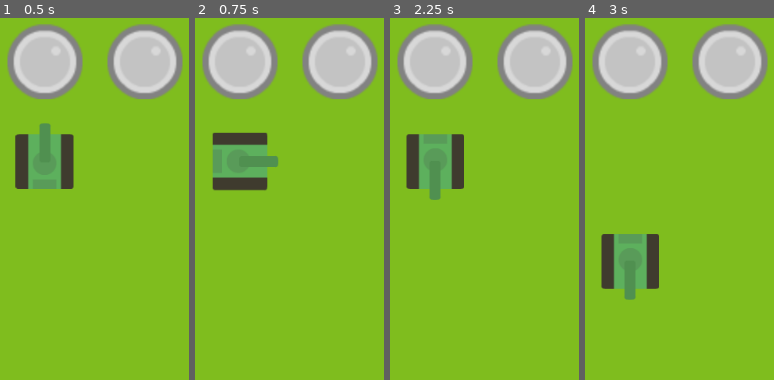
Above: before the commit, frames 1-4 (left to right).
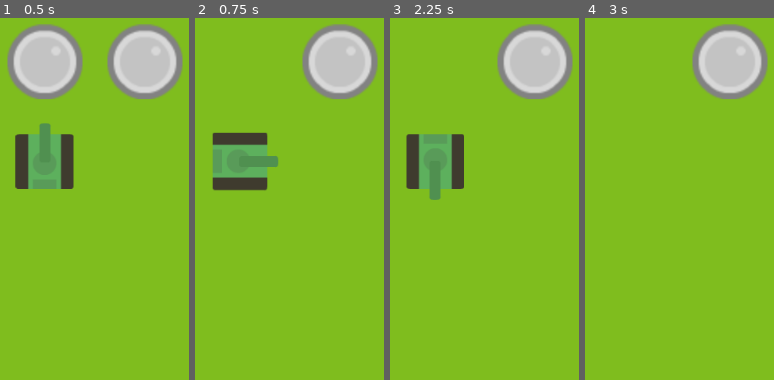
Above: after the commit, the same moments.

Repository: lendroit/tanktank
Game: Godot game, scene res://World.tscn
The game is run twice, just before and just after one commit, with the same random seed, the same clock (stepped at 60 frames per second) and the same inputs.
Inputs:
- Up to frame 1 (0.5 s): no input
- Up to frame 2 (0.75 s): tap Enter (ui_accept) at 0.5 s; hold Right (ui_right) from 0.53 s (still down); hold Enter (ui_accept) from 0.53 s (still down)
- Up to frame 3 (2.25 s): release Right (ui_right) at 1.28 s; release Enter (ui_accept) at 1.28 s; hold Down (ui_down) 1.28-2.03 s; tap Enter (ui_accept) at 1.35, 1.52, 1.82, 2 s; hold Right (ui_right) from 2.03 s (still down); hold Enter (ui_accept) from 2.03 s (still down)
- Up to frame 4 (3 s): release Right (ui_right) at 2.78 s; release Enter (ui_accept) at 2.78 s; hold Up (ui_up) from 2.78 s (still down); tap Enter (ui_accept) at 2.85 s

Frame 1 is identical in both runs. In frame 2, 6.7% of the frame differs, in the area x 3-44%, y 1-23%; in frame 3, 6.7%; in frame 4, 11%, in the area x 3-44%, y 1-78%.
Error in both runs: Invalid get index '2' (on base: 'Dictionary'). (res://Tank/Tank.gd:43)

Commit message:
feature: Implement shoot in all directions

Diff:
--- a/Grid.gd
+++ b/Grid.gd
@@ -59,9 +59,9 @@
 func shoot(tank, direction: Vector2):
 	var pos = world_to_map(tank.position)
 	var step = 1
-	while pos.x + step < WIDTH:
-		var target_position = Vector2(pos.x + step, pos.y)
-		if object_positions[pos.y][pos.x + step] != null:
+	while 0 < pos.x + step*direction.x && pos.x + step*direction.x < WIDTH && 0 < pos.y + step*direction.y && pos.y + step*direction.y < HEIGHT:
+		var target_position = pos + step*direction
+		if object_positions[target_position.y][target_position.x] != null:
 			impact_object(target_position)
 			return
 		step+=1
